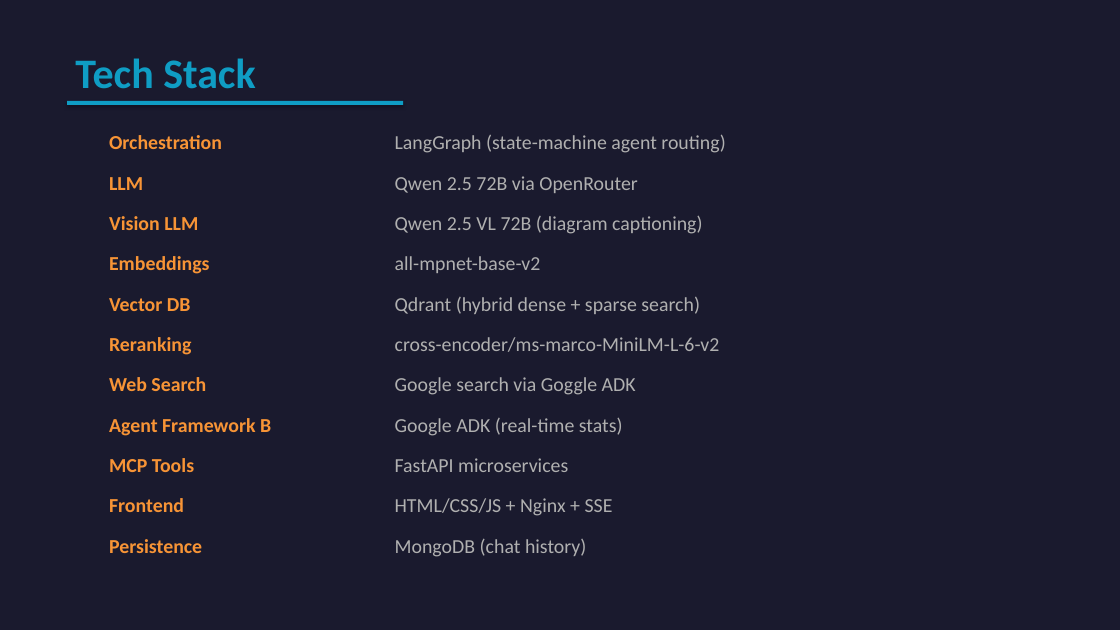
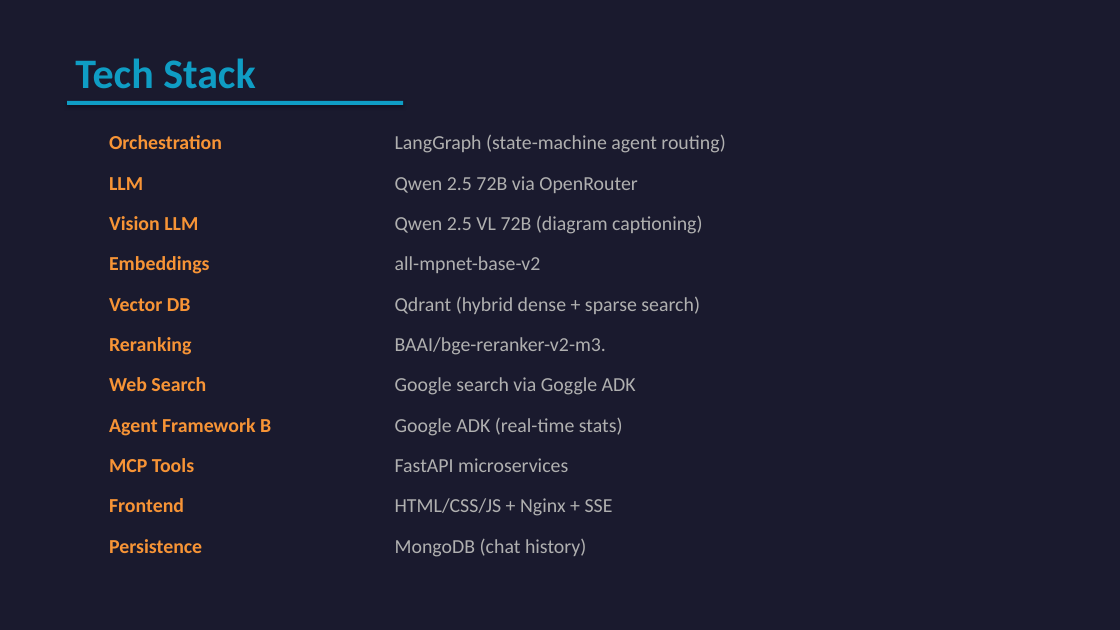
Before and after one commit to AndreELCHAM/basketball-multiagent-assistant, a slide deck: slide 5 of Basketball_Assistant_Presentation.pptx. Drawn at 1120x630 pixels with LibreOffice and Linux fonts; fonts in the diff are those of the drawing. Boxes give left, top, right and bottom in pixels: in the first picture for what was removed or moved away, otherwise in the second. Text is boxed around its words. In the diff, an @@ line names an element or a change of style, - is before the commit and + after.

```diff
--- a/Basketball_Assistant_Presentation.pptx
+++ b/Basketball_Assistant_Presentation.pptx
@@ text at (x1=395, y1=337, x2=606, y2=355): text changed @@
-cross-encoder/ms-marco-MiniLM-L-6-v2
+BAAI/bge-reranker-v2-m3.
```
Also in this commit, not shown: 2 other slides changed, 2 other files.
